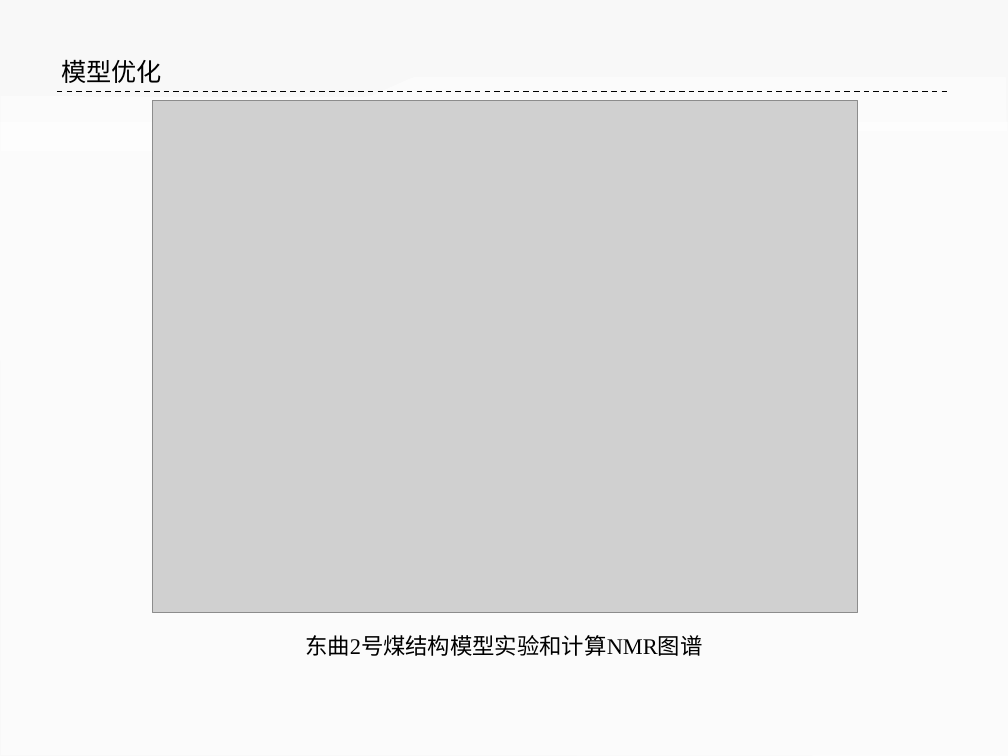
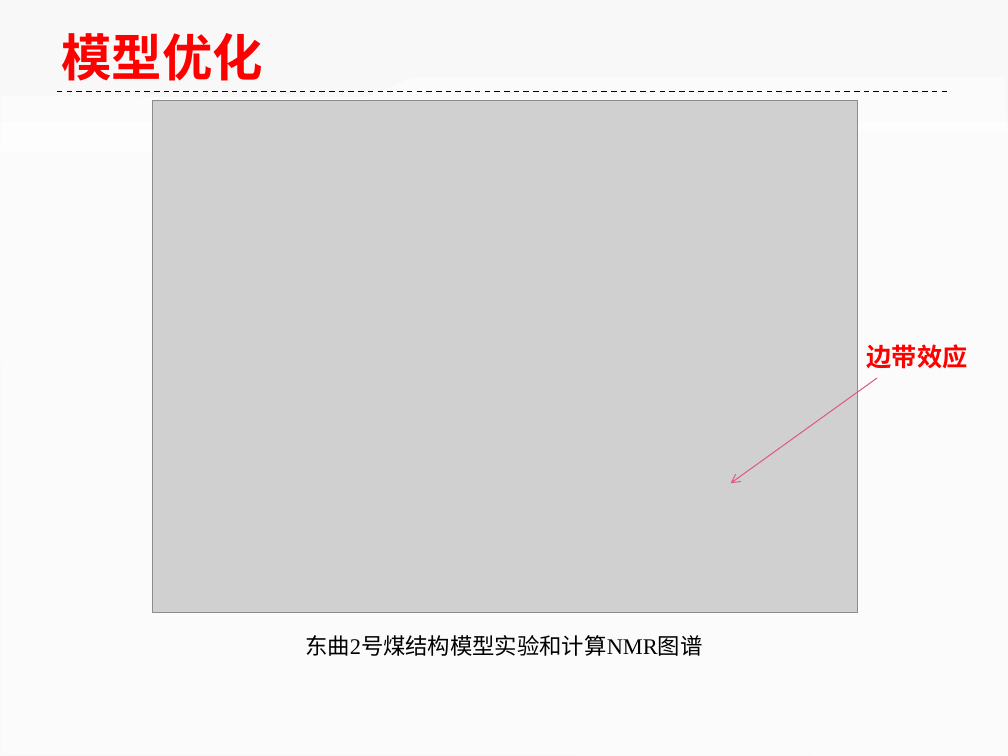
Before and after one commit to ilvcr/GraduationProject, a slide deck: slide 19 of ppt/yoghourtppt.pptx. Drawn at 1008x756 pixels with LibreOffice and Linux fonts; fonts in the diff are those of the drawing; grey boxes stand for pictures. Boxes give left, top, right and bottom in pixels: in the first picture for what was removed or moved away, otherwise in the second. Text is boxed around its words. In the diff, an @@ line names an element or a change of style, - is before the commit and + after.

```diff
--- a/ppt/yoghourtppt.pptx
+++ b/ppt/yoghourtppt.pptx
@@ text "模型优化": place and size @@
-text "模型优化" at [61,59,162,83]
+text "模型优化" at [61,33,263,81]
@@ text "模型优化" at [61,33,263,81]: size 18 to 36 pt, font Times New Roman to Noto Sans CJK SC, text colour #000000 to #FF0000, bold on @@
@@ text added at [867,344,968,369], 18 pt, text #FF0000, bold @@
+边带效应
@@ arrow added from (877, 378) to (731, 483), #DC5B89 0.75 pt @@
```
Also in this commit, not shown: 38 other slides changed.
